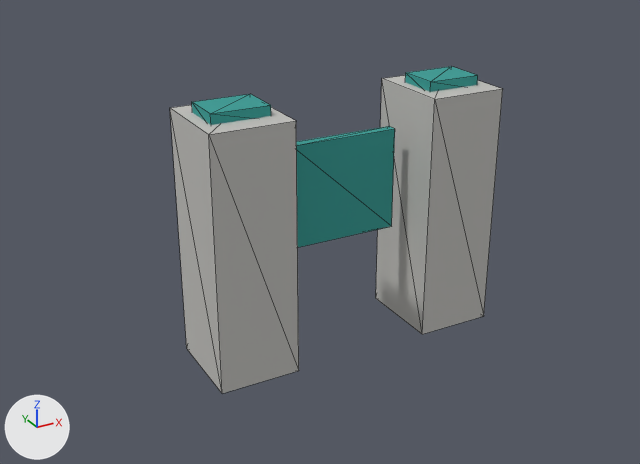
The glTF model assets/facilities/gate_ticket_barrier.glb as it was, and as the next commit left it.
Camera for both pictures: a 50 mm camera at (-1.52, -2.61, 1.75) aimed at (-0.09, 0.0, 0.45). Arrows for +X, +Y and +Z are at lower left; the lights stay in place. The picture after the commit comes second. Mesh edges are drawn as thin lines. Vertices at exactly the same position are counted once.

Names of what the first picture shows: 'SM_facilities_gate_ticket_barrier'.
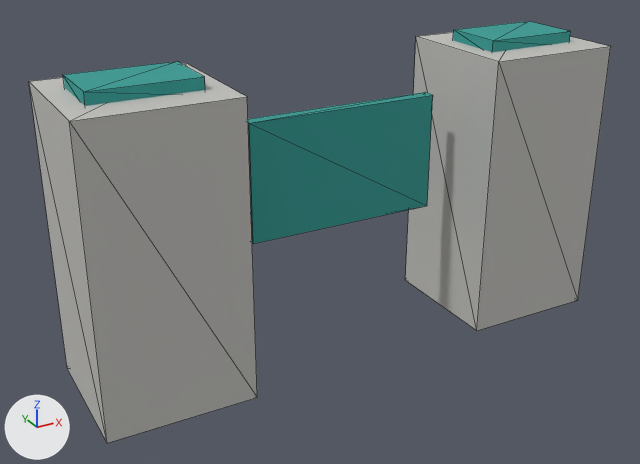
Boxes (x1, y1, x2, y2) around the edits, measured in the pictures (640 x 464 px; the box of a moved part takes in the faces that stretch with it):
'SM_facilities_gate_ticket_barrier', reshaped (75% wider, 29% taller)
    before: (170, 66, 503, 393)
    after: (29, 21, 611, 443)
part 1 of me_sm_facilities_gate_ticket_barrier, moved or reshaped
    before: (192, 94, 271, 125)
    after: (63, 62, 205, 106)
part 2 of me_sm_facilities_gate_ticket_barrier, moved or reshaped
    before: (405, 66, 478, 92)
    after: (453, 21, 571, 52)
part 3 of me_sm_facilities_gate_ticket_barrier, moved or reshaped
    before: (296, 126, 395, 247)
    after: (248, 92, 433, 244)
part 4 of me_sm_facilities_gate_ticket_barrier, moved or reshaped
    before: (170, 105, 299, 393)
    after: (29, 63, 257, 443)
part 5 of me_sm_facilities_gate_ticket_barrier, moved or reshaped
    before: (376, 75, 503, 334)
    after: (406, 32, 611, 331)

Patch to the scene script:
```diff
--- a/assets/facilities/gate_ticket_barrier.glb.py
+++ b/assets/facilities/gate_ticket_barrier.glb.py
@@ me_sm_facilities_gate_ticket_barrier @@
-me_sm_facilities_gate_ticket_barrier.from_pydata(...)  # 40 vertices, 60 faces; spans x -0.57..0.57, y -0.17..0.17, z 0.0..0.971
-me_sm_facilities_gate_ticket_barrier.vertices[0].co = (-0.57, -0.17, 0.0)  # pixel (222, 393)
-me_sm_facilities_gate_ticket_barrier.vertices[1].co = (-0.57, -0.17, 0.935)  # pixel (208, 134)
-me_sm_facilities_gate_ticket_barrier.vertices[2].co = (-0.57, 0.17, 0.0)  # pixel (186, 348)
-me_sm_facilities_gate_ticket_barrier.vertices[3].co = (-0.57, 0.17, 0.935)  # pixel (169, 107)
-me_sm_facilities_gate_ticket_barrier.vertices[4].co = (-0.27, -0.17, 0.0)  # pixel (298, 370)
-me_sm_facilities_gate_ticket_barrier.vertices[5].co = (-0.27, -0.17, 0.935)  # pixel (296, 120)
-me_sm_facilities_gate_ticket_barrier.vertices[6].co = (-0.27, 0.17, 0.0)
-me_sm_facilities_gate_ticket_barrier.vertices[7].co = (-0.27, 0.17, 0.935)
-me_sm_facilities_gate_ticket_barrier.vertices[16].co = (0.27, -0.17, 0.0)  # pixel (422, 334)
-me_sm_facilities_gate_ticket_barrier.vertices[17].co = (0.27, -0.17, 0.935)  # pixel (434, 99)
-me_sm_facilities_gate_ticket_barrier.vertices[18].co = (0.27, 0.17, 0.0)  # pixel (375, 298)
-me_sm_facilities_gate_ticket_barrier.vertices[19].co = (0.27, 0.17, 0.935)  # pixel (381, 78)
-me_sm_facilities_gate_ticket_barrier.vertices[20].co = (0.57, -0.17, 0.0)  # pixel (483, 316)
-me_sm_facilities_gate_ticket_barrier.vertices[21].co = (0.57, -0.17, 0.935)  # pixel (502, 88)
-me_sm_facilities_gate_ticket_barrier.vertices[22].co = (0.57, 0.17, 0.0)
-me_sm_facilities_gate_ticket_barrier.vertices[23].co = (0.57, 0.17, 0.935)
+me_sm_facilities_gate_ticket_barrier.from_pydata(...)  # 40 vertices, 60 faces; spans x -1.0..1.0, y -0.25..0.25, z 0.0..1.1
+# me_sm_facilities_gate_ticket_barrier part 1: the loose piece of 8 vertices spanning x -0.525..-0.315, y -0.08..0.08, z 0.921..0.971 is scaled about its middle by (1.75, 1.47, 1.13), then moved by (-0.317, 0.0, 0.126)
+# me_sm_facilities_gate_ticket_barrier part 2: the loose piece of 8 vertices spanning x 0.315..0.525, y -0.08..0.08, z 0.921..0.971 is scaled about its middle by (1.75, 1.47, 1.13), then moved by (0.317, 0.0, 0.126)
+# me_sm_facilities_gate_ticket_barrier part 3: the loose piece of 8 vertices spanning x -0.21..0.21, y -0.02..0.02, z 0.413..0.798 is scaled about its middle by (1.75, 1.18, 1.13), then moved by (0.0, 0.0, 0.08)
+# me_sm_facilities_gate_ticket_barrier part 4
+me_sm_facilities_gate_ticket_barrier.vertices[0].co = (-1.0, -0.25, 0.0)  # pixel (107, 443)
+me_sm_facilities_gate_ticket_barrier.vertices[1].co = (-1.0, -0.25, 1.059)  # pixel (69, 121)
+me_sm_facilities_gate_ticket_barrier.vertices[2].co = (-1.0, 0.25, 0.0)  # pixel (67, 368)
+me_sm_facilities_gate_ticket_barrier.vertices[3].co = (-1.0, 0.25, 1.059)  # pixel (28, 81)
+me_sm_facilities_gate_ticket_barrier.vertices[4].co = (-0.474, -0.25, 0.0)  # pixel (257, 397)
+me_sm_facilities_gate_ticket_barrier.vertices[5].co = (-0.474, -0.25, 1.059)  # pixel (247, 96)
+me_sm_facilities_gate_ticket_barrier.vertices[6].co = (-0.474, 0.25, 0.0)
+me_sm_facilities_gate_ticket_barrier.vertices[7].co = (-0.474, 0.25, 1.059)  # pixel (186, 63)
+# me_sm_facilities_gate_ticket_barrier part 5
+me_sm_facilities_gate_ticket_barrier.vertices[16].co = (0.474, -0.25, 0.0)  # pixel (476, 330)
+me_sm_facilities_gate_ticket_barrier.vertices[17].co = (0.474, -0.25, 1.059)  # pixel (498, 61)
+me_sm_facilities_gate_ticket_barrier.vertices[18].co = (0.474, 0.25, 0.0)  # pixel (405, 280)
+me_sm_facilities_gate_ticket_barrier.vertices[19].co = (0.474, 0.25, 1.059)  # pixel (415, 36)
+me_sm_facilities_gate_ticket_barrier.vertices[20].co = (1.0, -0.25, 0.0)  # pixel (577, 300)
+me_sm_facilities_gate_ticket_barrier.vertices[21].co = (1.0, -0.25, 1.059)  # pixel (610, 46)
+me_sm_facilities_gate_ticket_barrier.vertices[22].co = (1.0, 0.25, 0.0)
+me_sm_facilities_gate_ticket_barrier.vertices[23].co = (1.0, 0.25, 1.059)
 me_sm_facilities_gate_ticket_barrier.materials.append(mat_mat_palette)
```
